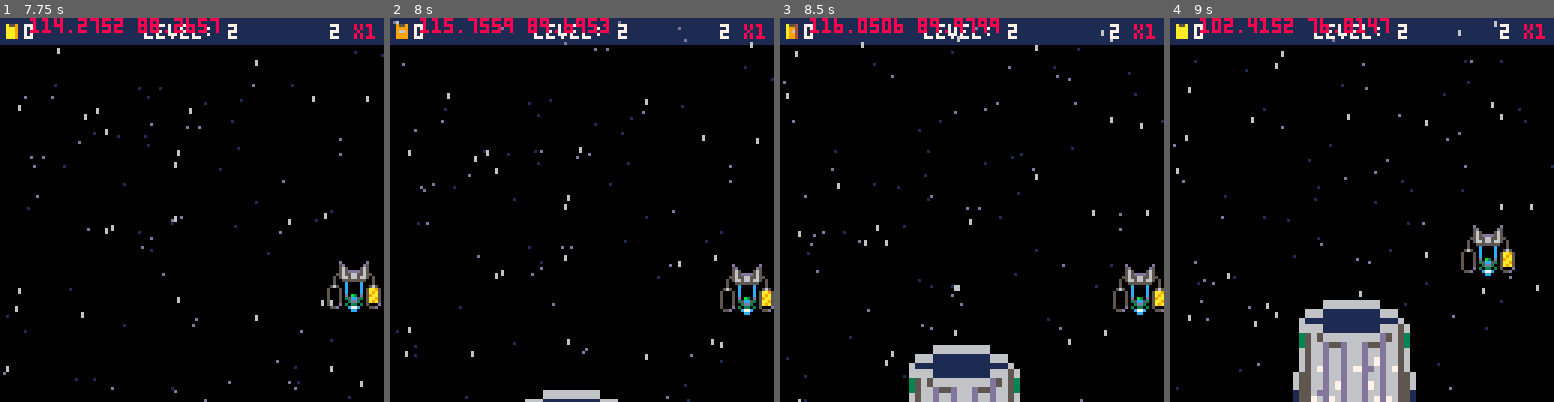
Above: before the commit, frames 1-4 (left to right).
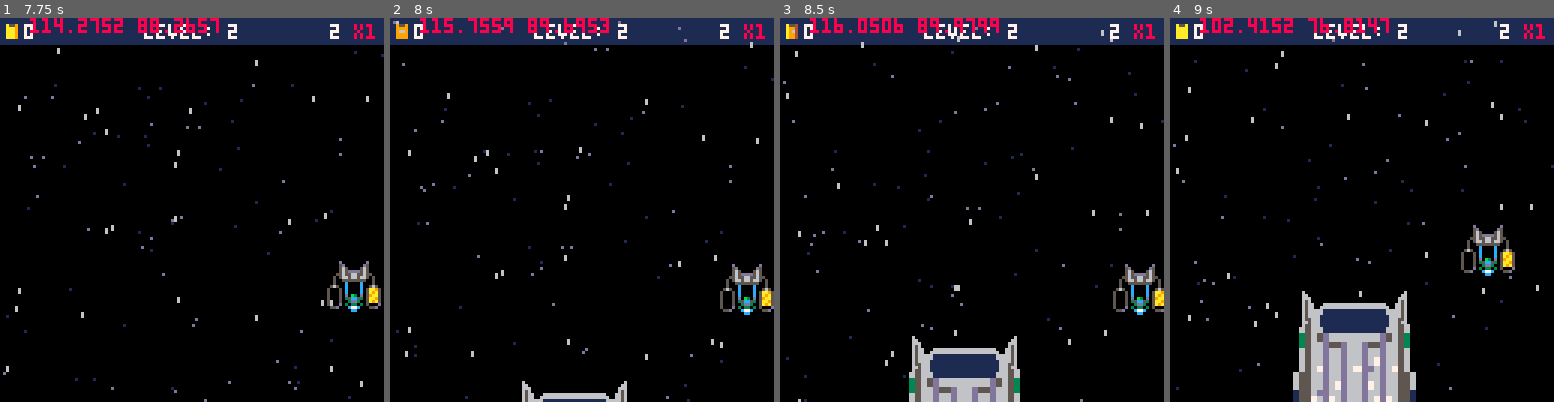
Above: after the commit, the same moments.

Repository: jacobneal65/drop-p8
Game: PICO-8 cartridge drop.p8
Same seed, same stepped clock (60 frames per second), same inputs: the game is played once before the commit and once after it.
Inputs:
- Up to frame 1 (7.75 s): hold Right 1.6-2.1 s; hold Up 2.15-2.42 s; hold Right 2.47-3.03 s; hold Left 3.08-3.58 s; hold Down 3.63-3.97 s; hold Right 4.02-4.68 s; hold Up 4.73-5.03 s; hold Left 5.08-5.68 s; hold Down 5.73-6.03 s; hold Right 6.08-6.58 s; hold Right 6.63-7.13 s; hold Up 7.18-7.45 s; hold Right from 7.5 s (still down)
- Up to frame 2 (8 s): keep holding Right
- Up to frame 3 (8.5 s): release Right at 8.07 s; hold Left from 8.12 s (still down)
- Up to frame 4 (9 s): release Left at 8.62 s; hold Down from 8.67 s (still down)

Frame 1 is identical in both runs. In frame 2, 0.4% of the frame differs, in the area x 34-62%, y 94-100%; in frame 3, 0.8%, in the area x 33-62%, y 82-97%; in frame 4, 0.8%.

Commit message:
ship update

Diff:
--- a/drop.p8
+++ b/drop.p8
@@ -651,7 +651,7 @@
 end
 
 function draw_mothership()
-	spr(80,37,56+m_off,6,9)
+	spr(64,37,48+m_off,6,10)
 	fire(48,120+m_off,0,0.5,6,6,f3c)
 	fire(75,120+m_off,0,0.5,6,6,f3c)
 	draw_refuelrs()
Not shown, changed: 17 lines of the sprite sheet (__gfx__) section of drop.p8
Not shown, changed: sheet drop.xlsx
